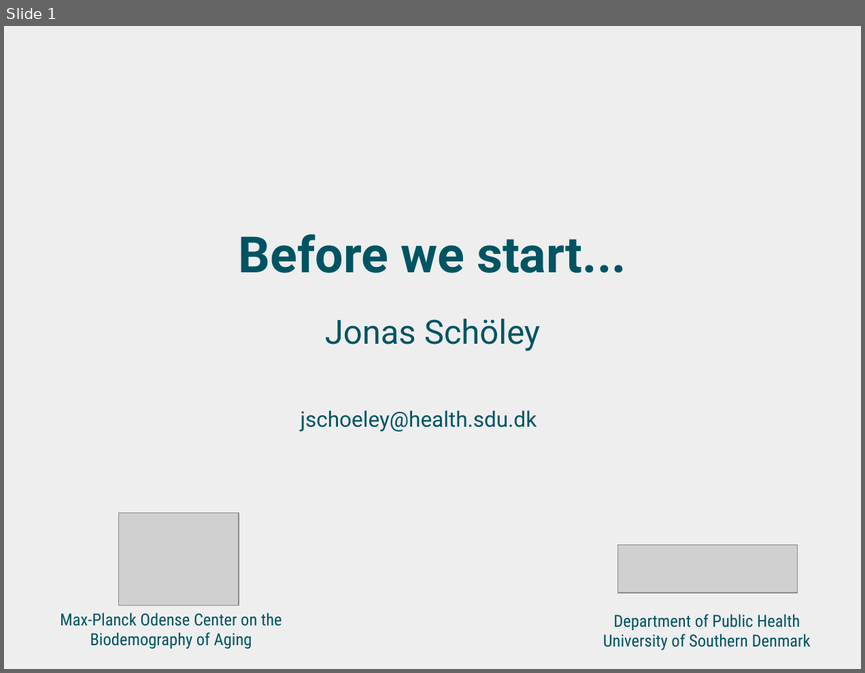
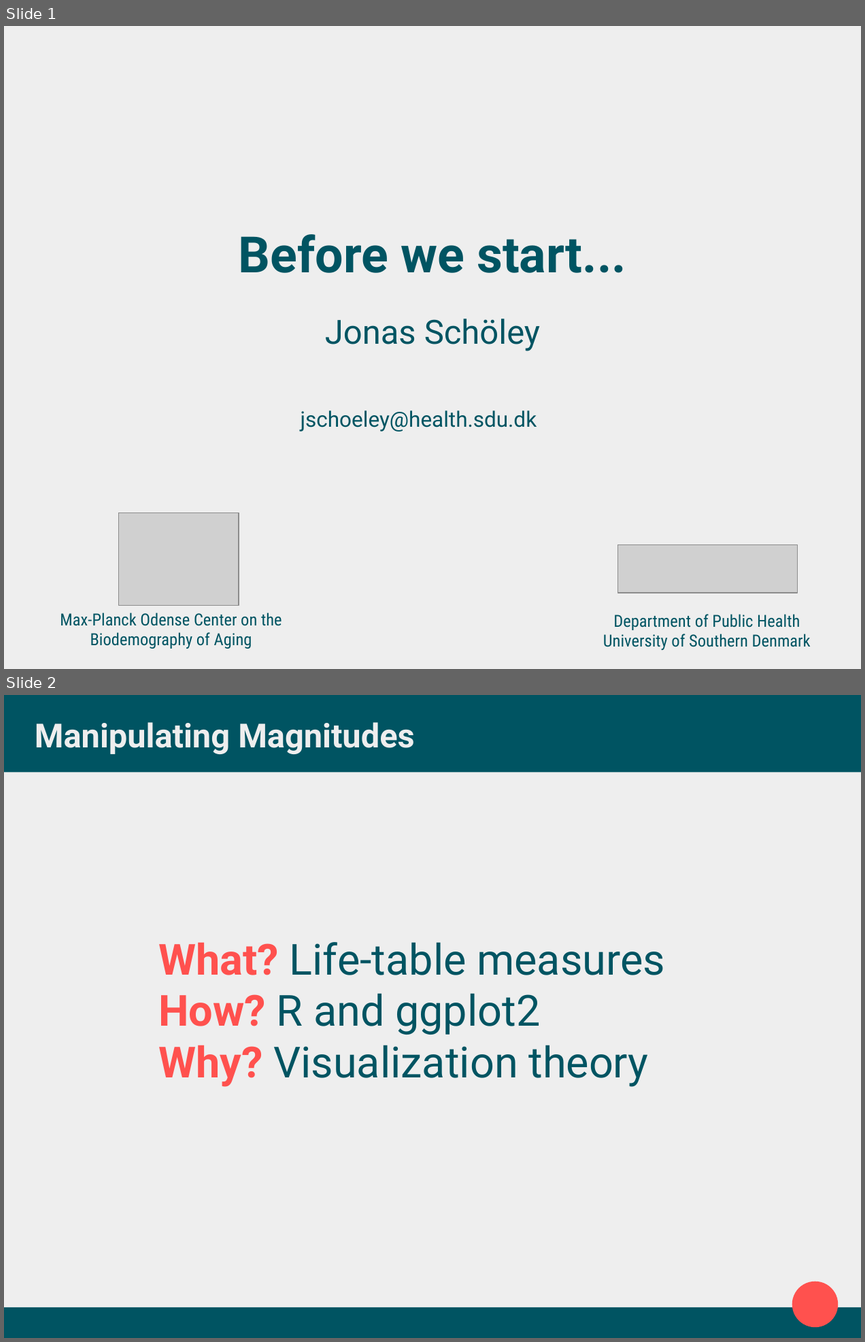
Before and after one commit to jschoeley/2016-edsd-viz, a slide deck: 0-preparation/1-preparation.odp. Shown one above the other, each under a label of ours: slide 1 before the commit, slides 1 and 2 after it. The pictures are 865x673 and 865x1342 pixels, drawn with LibreOffice and Linux fonts; fonts in the diff are those of the drawing; grey boxes stand for pictures. Boxes give left, top, right and bottom in pixels: in the first picture for what was removed or moved away, otherwise in the second. Text is boxed around its words. In the diff, an @@ line names an element or a change of style, - is before the commit and + after.

```diff
--- a/0-preparation/1-preparation.odp
+++ b/0-preparation/1-preparation.odp
@@ slide 2 added at (4,695,861,1338), background #EEEEEE @@
@@ rectangle added at (4,695,861,772), fill #005462 @@
@@ title added at (35,722,414,754), 27.9 pt, text #EEEEEE, bold @@
+Manipulating Magnitudes
@@ text added at (158,942,665,1087), 36 pt, text #005462 @@
+What? Life-table measures
+How? R and ggplot2
+Why? Visualization theory
@@ ellipse added at (792,1281,838,1327), fill #FF514E @@
@@ rectangle added at (4,1307,861,1338), fill #005462 @@
```
Also in this commit, not shown: 2 slides changed, 3 other slides added, 4 slides removed, 6 other files.
